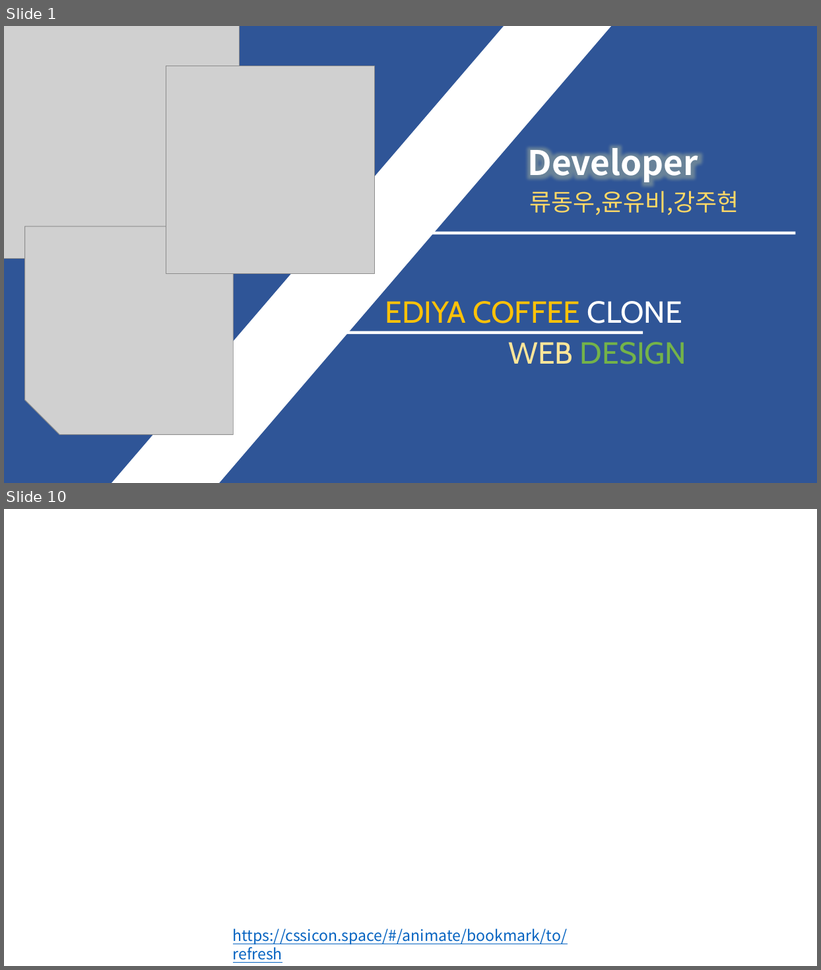
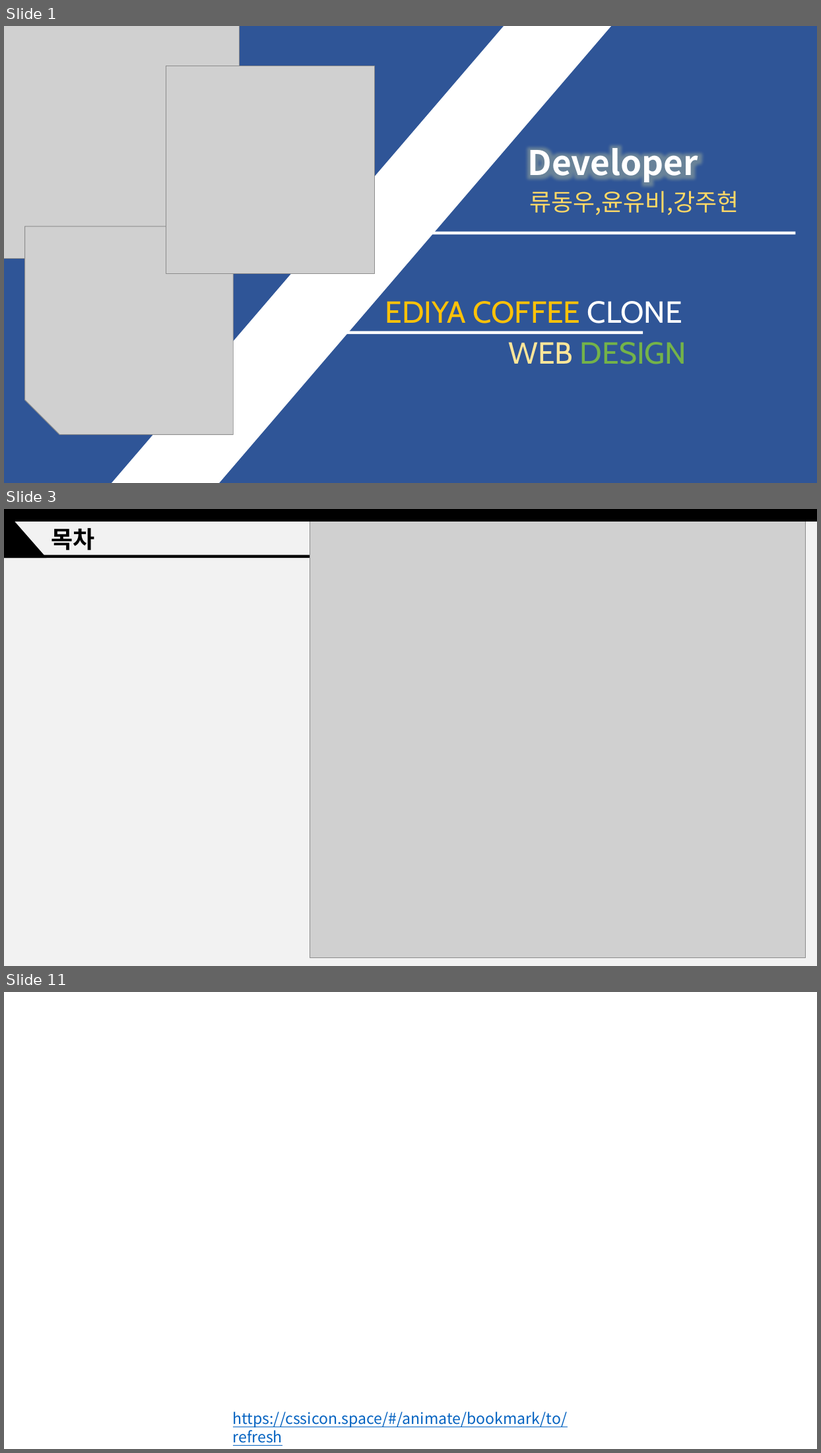
Before and after one commit to jjub0217/ediya3, a slide deck: 윤유비_발표자료.pptx. Shown one above the other, each under a label of ours: slides 1 and 10 before the commit, slides 1, 3 and 11 after it; the slides between them are not shown. The pictures are 821x970 and 821x1453 pixels, drawn with LibreOffice and Linux fonts; fonts in the diff are those of the drawing; grey boxes stand for pictures; background and template pictures are left out. Boxes give left, top, right and bottom in pixels: in the first picture for what was removed or moved away, otherwise in the second. Text is boxed around its words. In the diff, an @@ line names an element or a change of style, - is before the commit and + after.

```diff
--- a/윤유비_발표자료.pptx
+++ b/윤유비_발표자료.pptx
@@ slide 3 added at (4,509,817,966), background #FFFFFF @@
@@ rectangle added at (4,509,817,966), fill #F2F2F2 @@
@@ triangle added at (4,509,46,558), fill #000000 @@
@@ rectangle added at (4,509,817,521), fill #000000 @@
@@ text added at (51,528,94,551), 28 pt, text #000000, bold @@
+목차
@@ picture added at (310,518,806,958) @@
@@ rectangle added at (4,555,344,558), fill #000000 @@
@@ what was slide 10 is now slide 11 @@
```
Also in this commit, not shown: 3 slides changed, 5 other slides added, 5 slides removed, 2 other files.
